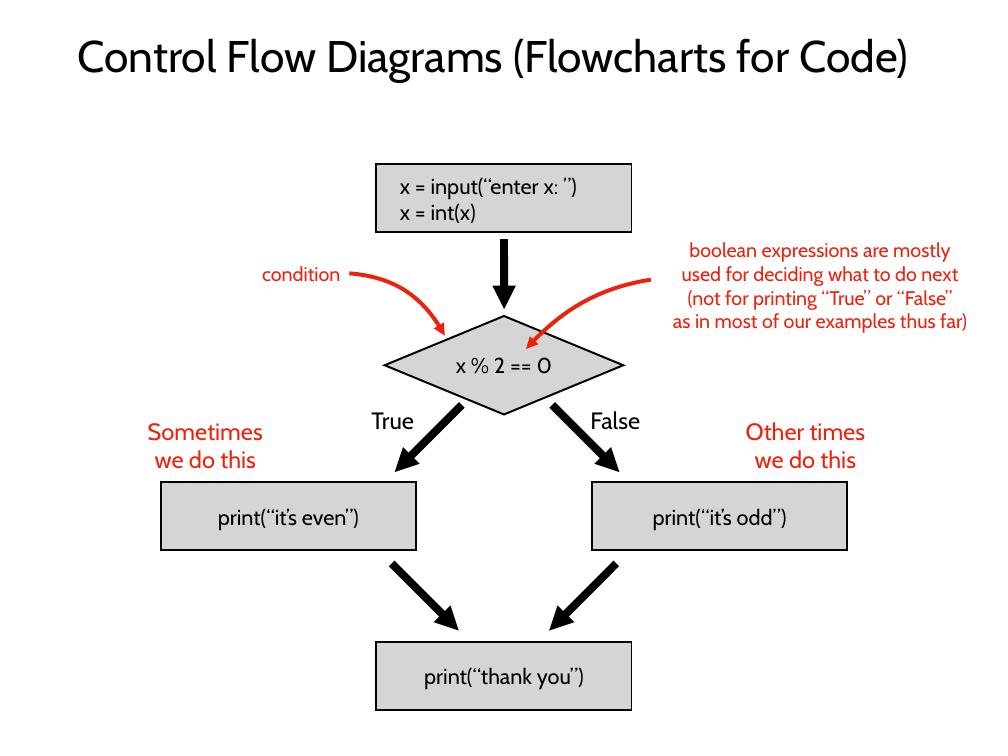
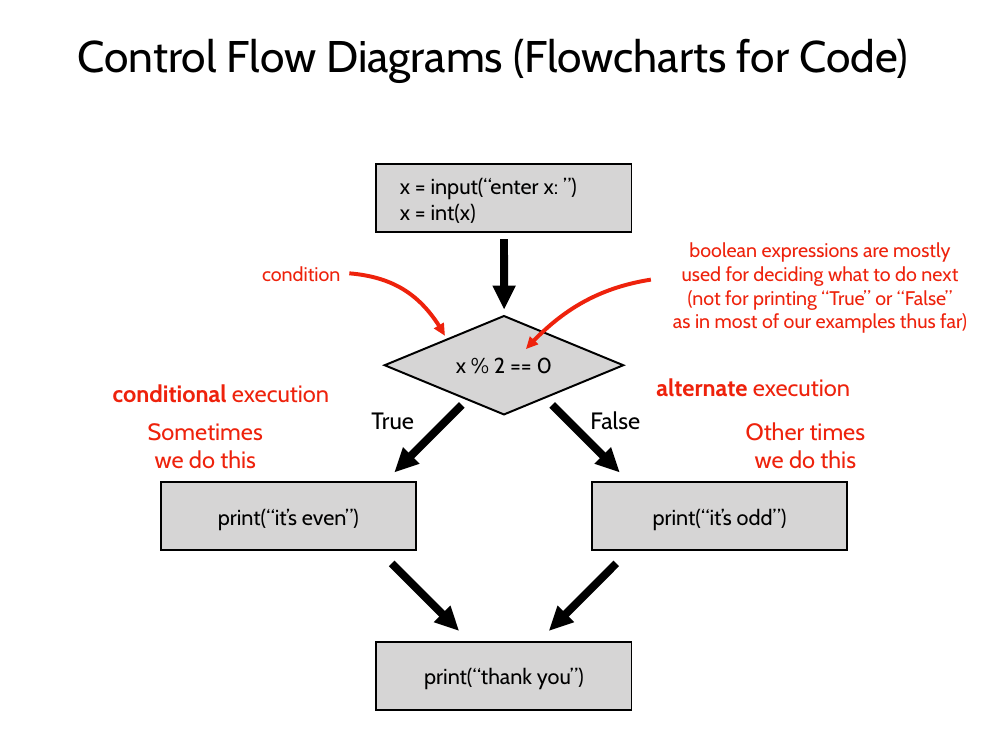
Before and after one commit to tylerharter/caraza-harter-com, a slide deck: slide 18 of tyler/meena/cs220/s22/materials/lecture_ppts/lec_08_S22.ppt (slide 8 before the commit). Drawn at 1008x756 pixels with LibreOffice and Linux fonts; fonts in the diff are those of the drawing. Boxes give left, top, right and bottom in pixels: in the first picture for what was removed or moved away, otherwise in the second. Text is boxed around its words. In the diff, an @@ line names an element or a change of style, - is before the commit and + after.

```diff
--- a/tyler/meena/cs220/s22/materials/lecture_ppts/lec_08_S22.ppt
+++ b/tyler/meena/cs220/s22/materials/lecture_ppts/lec_08_S22.ppt
@@ text added at box(113, 384, 329, 403), 24 pt, text #EE220C, bold @@
+conditional execution
@@ text added at box(656, 378, 850, 397), 24 pt, text #EE220C, bold @@
+alternate execution
```
Also in this commit, not shown: 3 other slides changed, 10 slides added, 1 slide removed, 1 other file.
